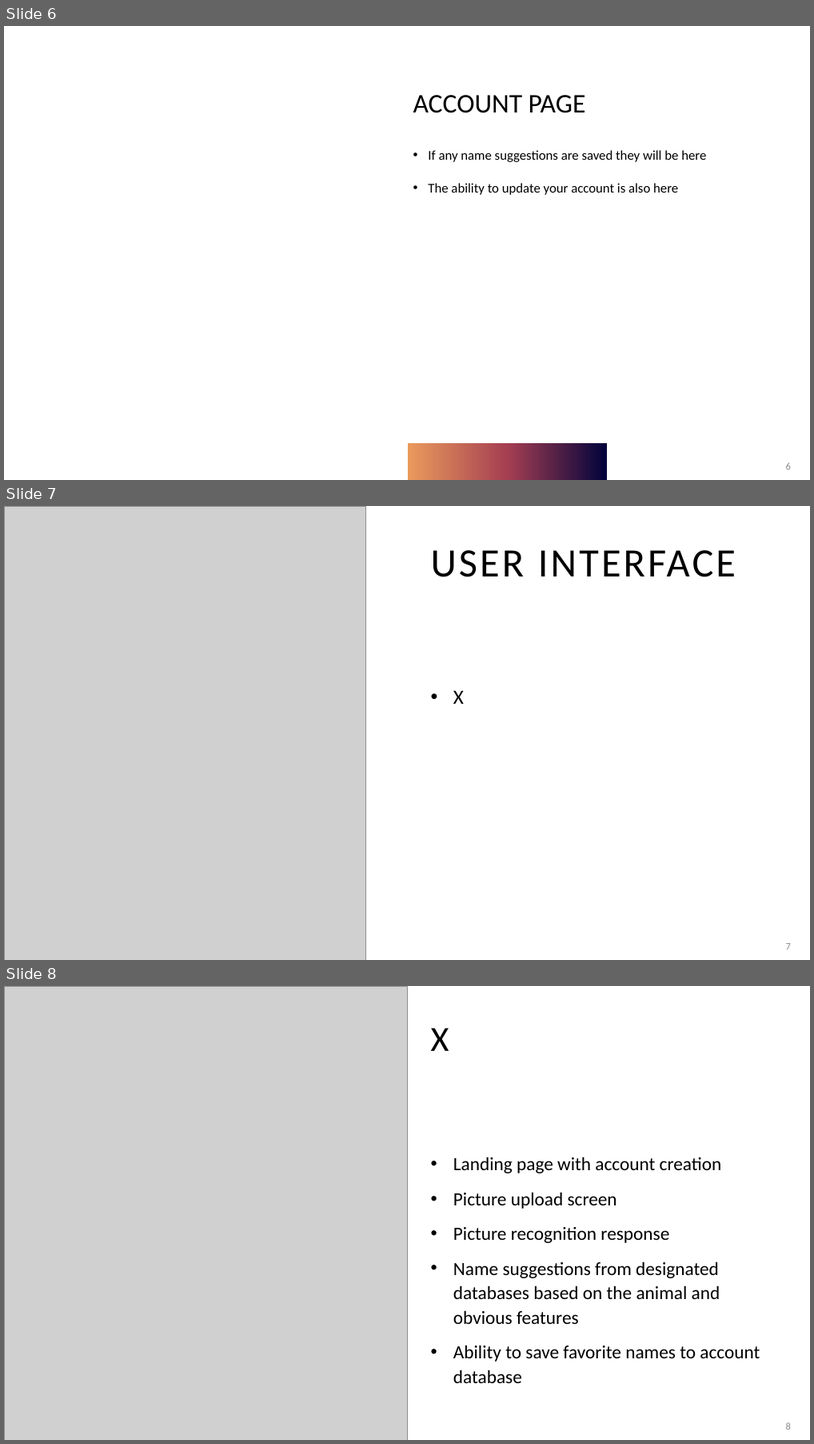
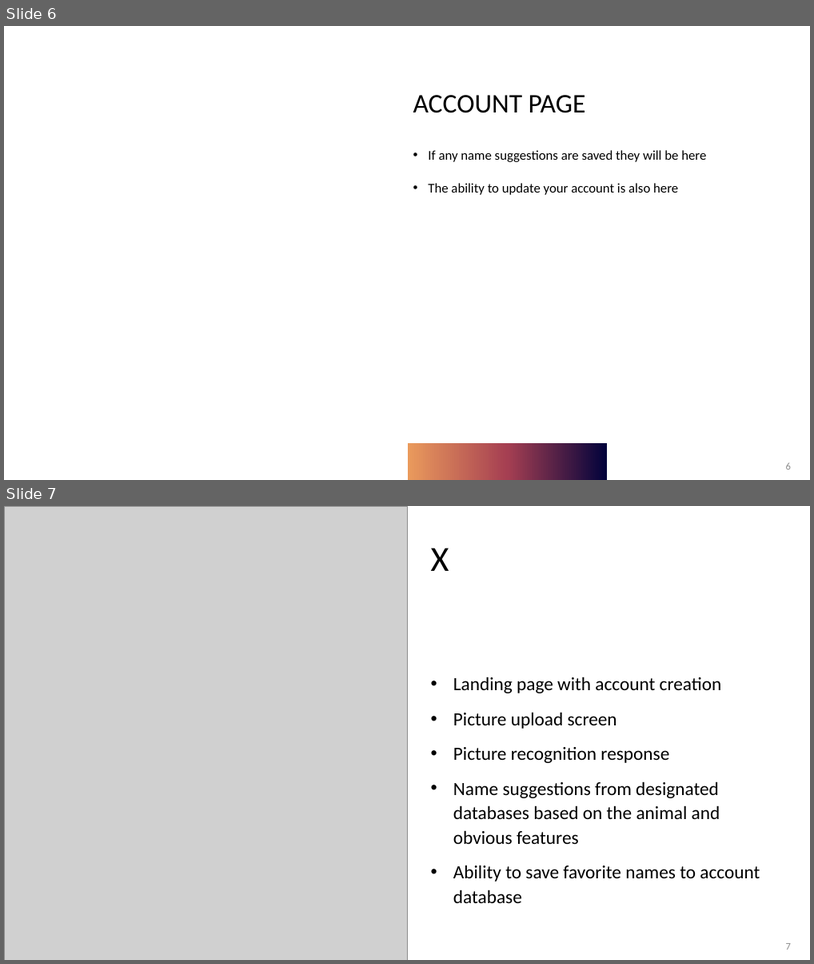
Before and after one commit to adriaonline/CPT200SP24-Team1, a slide deck: Phase 2 Docs/Phase 2 - Presentation.pptx. Shown one above the other, each under a label of ours: slides 6, 7 and 8 before the commit, slides 6 and 7 after it. The pictures are 814x1444 and 814x964 pixels, drawn with LibreOffice and Linux fonts; fonts in the diff are those of the drawing; grey boxes stand for pictures. Boxes give left, top, right and bottom in pixels: in the first picture for what was removed or moved away, otherwise in the second. Text is boxed around its words. In the diff, an @@ line names an element or a change of style, - is before the commit and + after.

```diff
--- a/Phase 2 Docs/Phase 2 - Presentation.pptx
+++ b/Phase 2 Docs/Phase 2 - Presentation.pptx
@@ slide 7 removed at [4, 506, 810, 960], background #FFFFFF @@
@@ picture removed at [4, 506, 366, 960] @@
@@ title removed at [431, 550, 736, 577] @@
-USER INTERFACE
@@ text removed at [454, 690, 464, 704] @@
-• X
@@ page number removed at [786, 943, 791, 949] @@
-7
@@ what was slide 8 is now slide 7 @@
@@ page number at [786, 943, 791, 949]: text changed @@
-8
+7
```
Also in this commit, not shown: 1 slide changed, 1 other slide removed.
